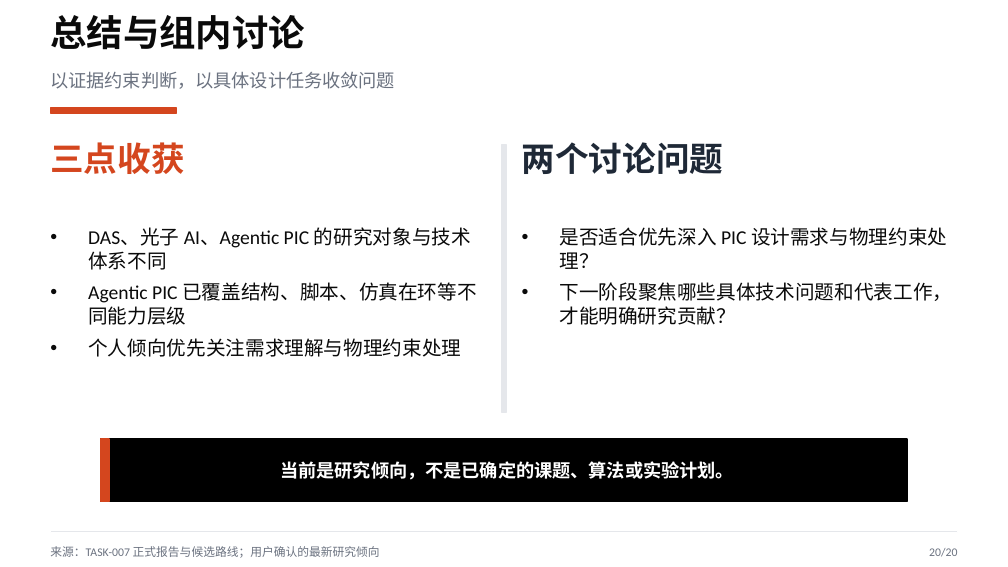
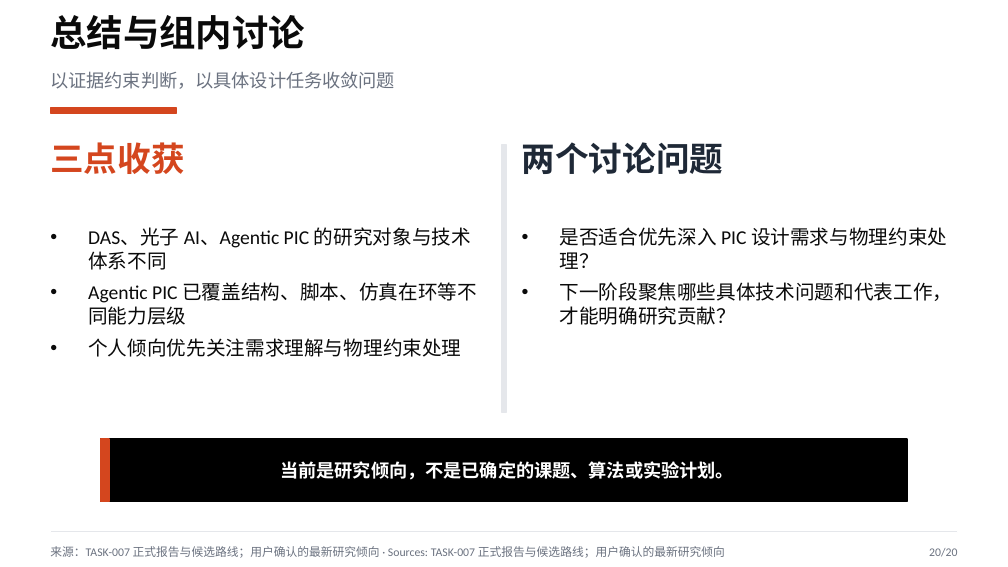
Before and after one commit to LlewynDavis/PIC_Harness_Research, a slide deck: slide 20 of presentations/task-010-group-meeting-rebuild/PIC_Harness_Research_首次组会调研_20页.pptx. Drawn at 1008x567 pixels with LibreOffice and Linux fonts; fonts in the diff are those of the drawing. Boxes give left, top, right and bottom in pixels: in the first picture for what was removed or moved away, otherwise in the second. Text is boxed around its words. In the diff, an @@ line names an element or a change of style, - is before the commit and + after.

Commit message:
TASK-016: add source-grounded figures and data to research report

```diff
--- a/presentations/task-010-group-meeting-rebuild/PIC_Harness_Research_首次组会调研_20页.pptx
+++ b/presentations/task-010-group-meeting-rebuild/PIC_Harness_Research_首次组会调研_20页.pptx
@@ text at box(50, 546, 725, 558): text changed @@
-来源：TASK-007 正式报告与候选路线；用户确认的最新研究倾向
+来源：TASK-007 正式报告与候选路线；用户确认的最新研究倾向 · Sources: TASK-007 正式报告与候选路线；用户确认的最新研究倾向
```
Also in this commit, not shown: 6 other slides changed, 3 slides added, 3 slides removed, 27 other files.
